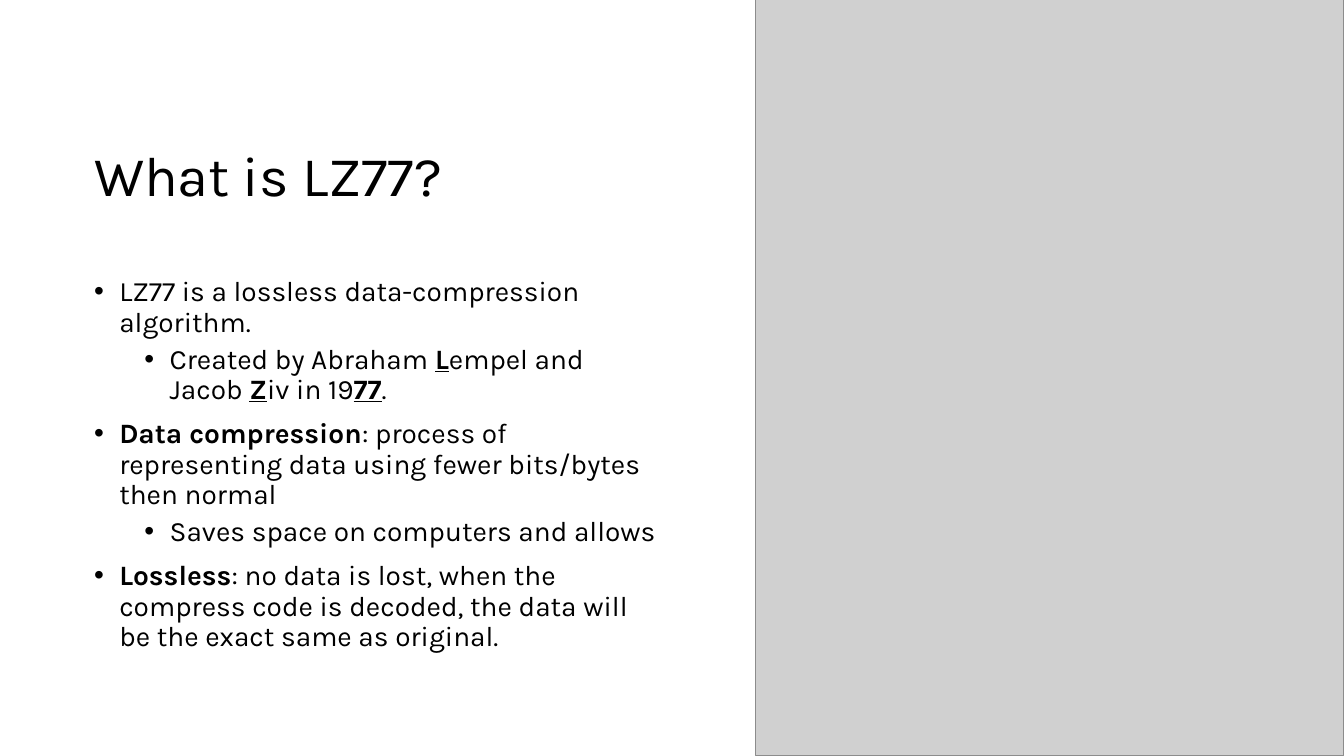
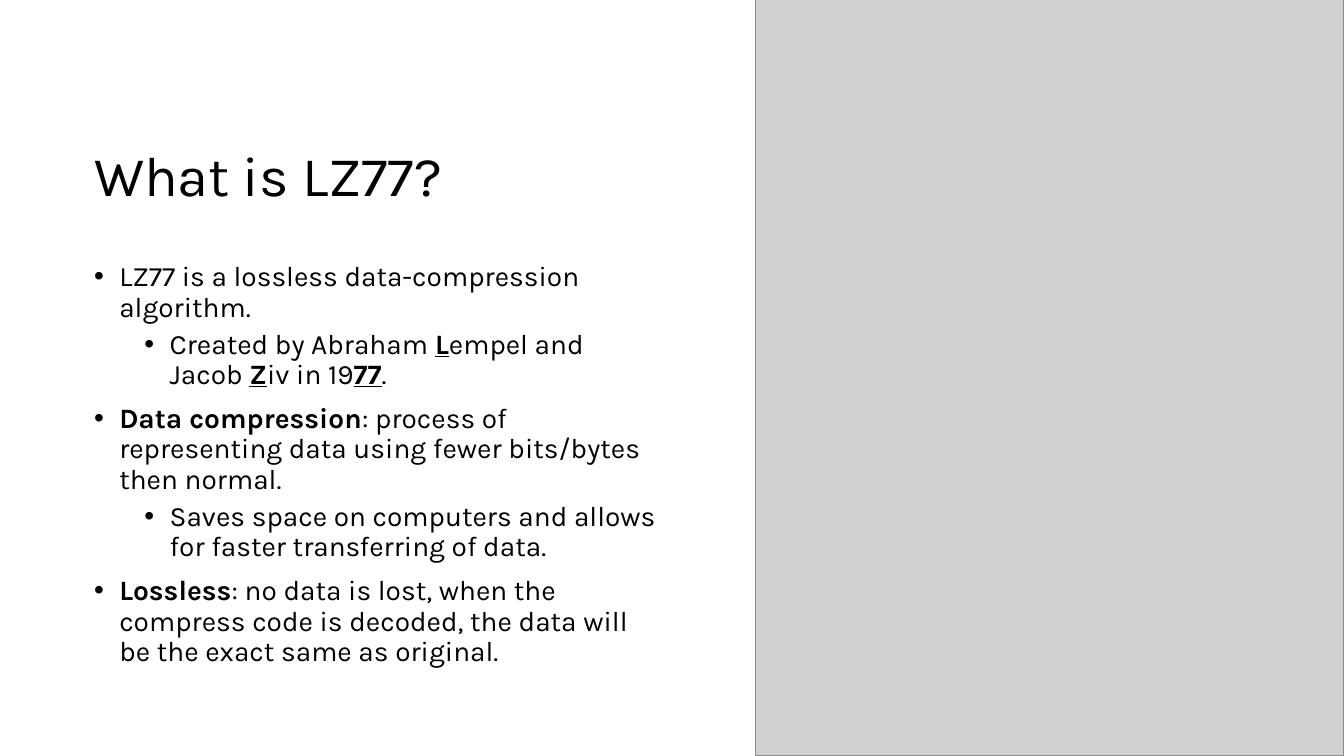
Before and after one commit to weng25j/checkoff3_comp211, a slide deck: slide 2 of LZ77.pptx. Drawn at 1344x756 pixels with LibreOffice and Linux fonts; fonts in the diff are those of the drawing; grey boxes stand for pictures. Boxes give left, top, right and bottom in pixels: in the first picture for what was removed or moved away, otherwise in the second. Text is boxed around its words. In the diff, an @@ line names an element or a change of style, - is before the commit and + after.

```diff
--- a/LZ77.pptx
+++ b/LZ77.pptx
@@ text at [119, 408, 655, 563]: text changed @@
-• Data compression: process of representing data using fewer bits/bytes then normal
-  • Saves space on computers and allows
+• Data compression: process of representing data using fewer bits/bytes then normal.
+  • Saves space on computers and allows for faster transferring of data.
```
Also in this commit, not shown: 2 other slides changed.
